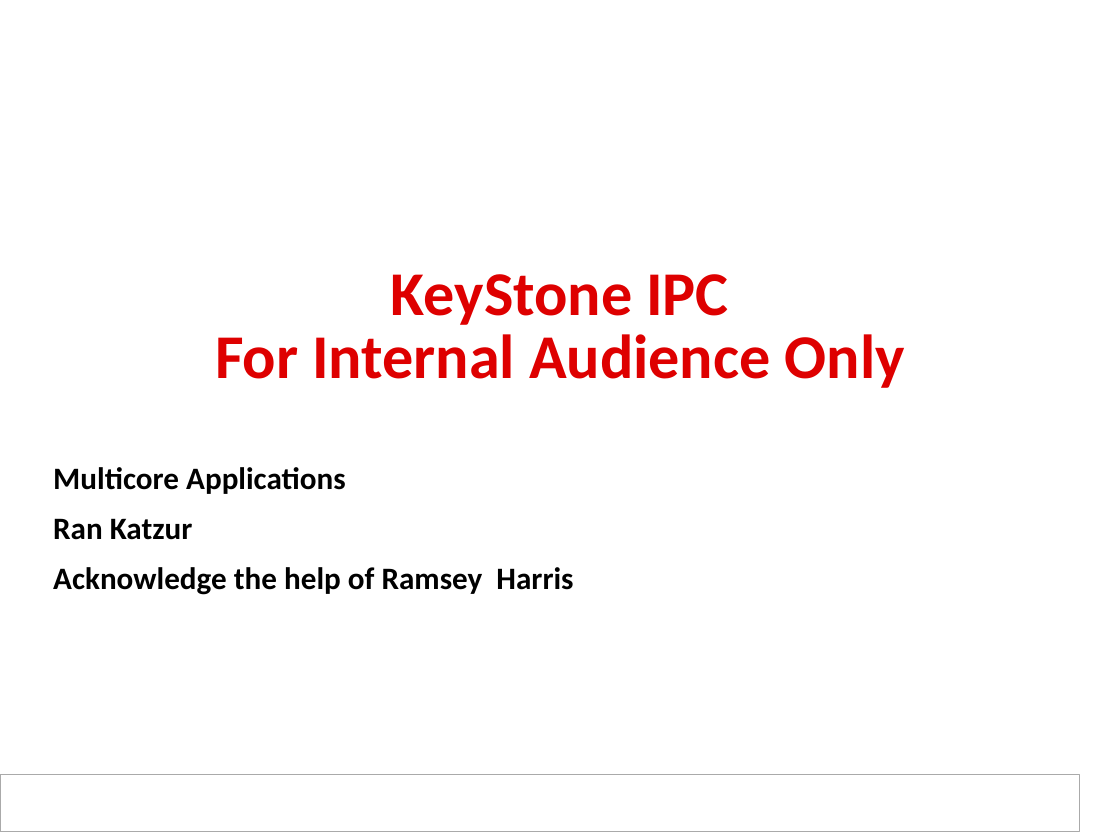
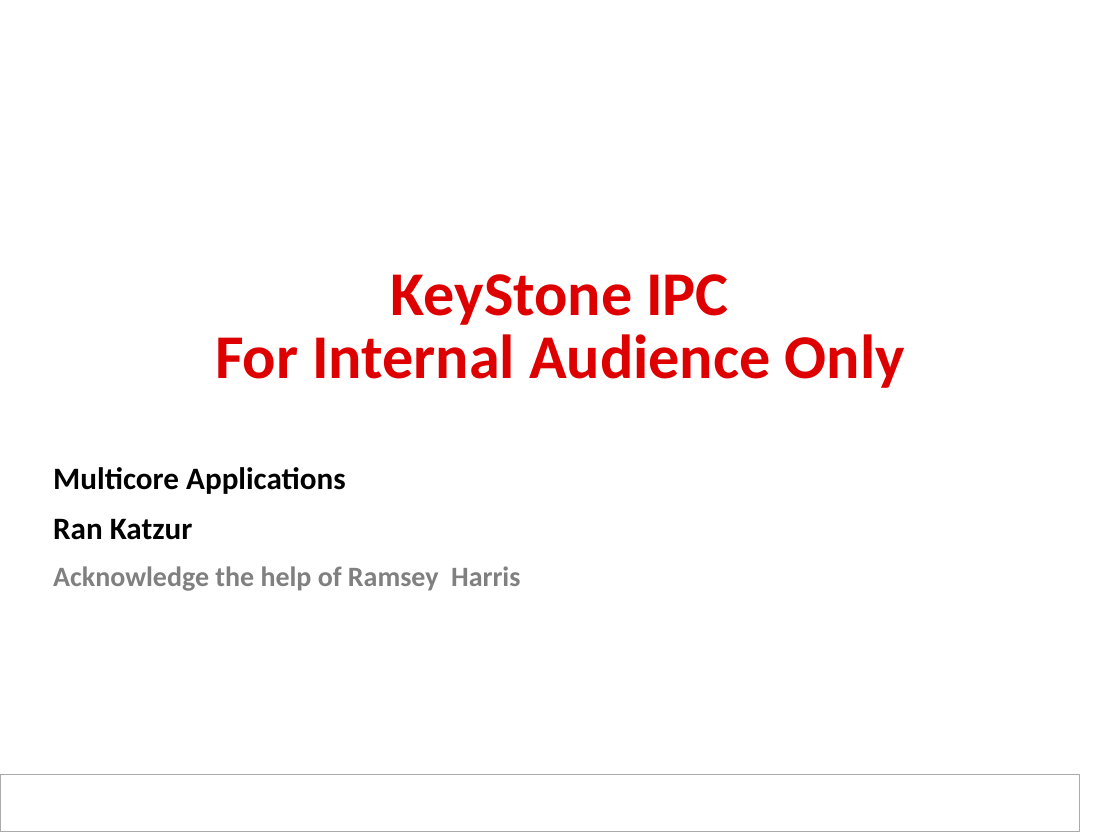
Before and after one commit to hari1989/keystone-workshop, a slide deck: slide 1 of preliminary/ipcForTI_RTOS_Internal.pptx. Drawn at 1120x840 pixels with LibreOffice and Linux fonts; fonts in the diff are those of the drawing; background and template pictures are left out. Boxes give left, top, right and bottom in pixels: in the first picture for what was removed or moved away, otherwise in the second. Text is boxed around its words. In the diff, an @@ line names an element or a change of style, - is before the commit and + after.

```diff
--- a/preliminary/ipcForTI_RTOS_Internal.pptx
+++ b/preliminary/ipcForTI_RTOS_Internal.pptx
@@ subtitle at (x1=53, y1=566, x2=520, y2=591): size 20 to 18 pt, text colour #000000 to #808080 in "Acknowledge the help of Ramsey Harris" @@
```
Also in this commit, not shown: 6 other slides changed, 2 slides removed.
